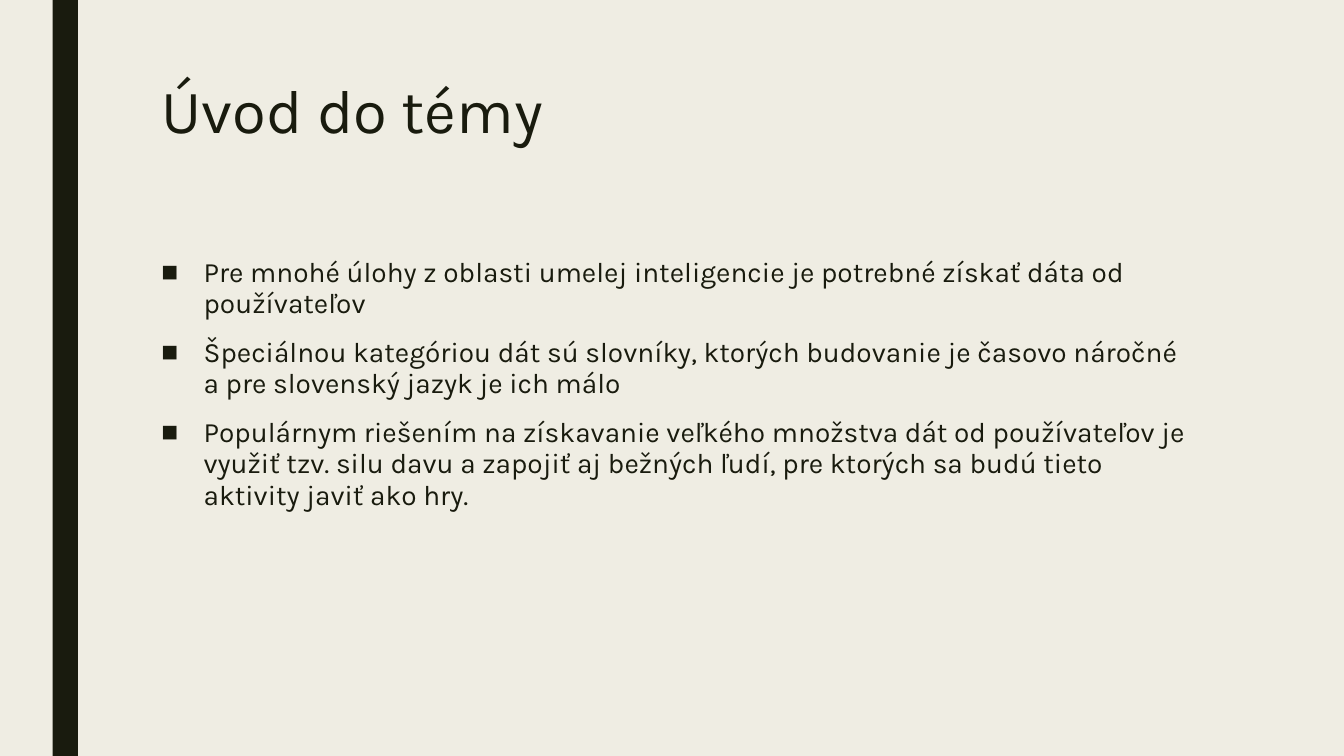
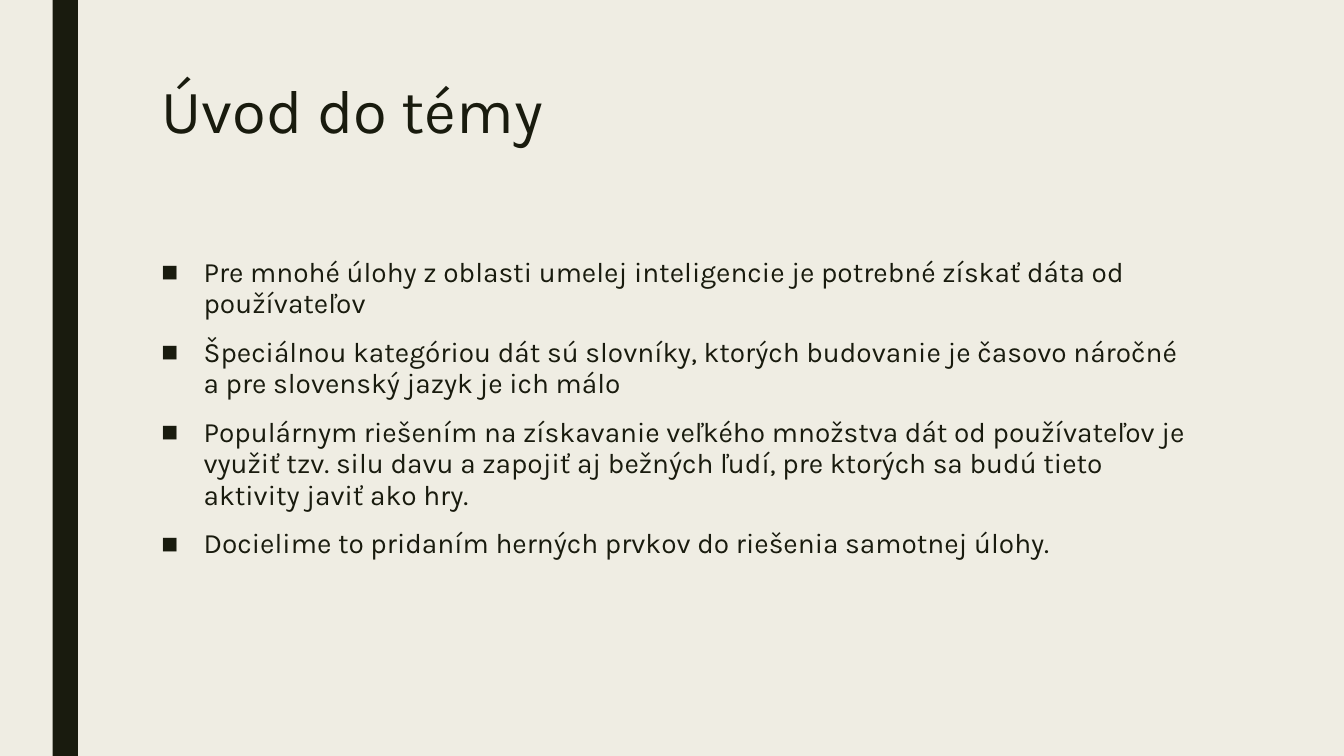
Before and after one commit to xgemelaj/Bakalarka, a slide deck: slide 2 of Práca/Budovanie slovníkov pomocou hier s účelom.pptx. Drawn at 1344x756 pixels with LibreOffice and Linux fonts; fonts in the diff are those of the drawing. Boxes give left, top, right and bottom in pixels: in the first picture for what was removed or moved away, otherwise in the second. Text is boxed around its words. In the diff, an @@ line names an element or a change of style, - is before the commit and + after.

```diff
--- a/Práca/Budovanie slovníkov pomocou hier s účelom.pptx
+++ b/Práca/Budovanie slovníkov pomocou hier s účelom.pptx
@@ text at (204,531,1049,560): paragraph added @@
+■ Docielime to pridaním herných prvkov do riešenia samotnej úlohy.
```
Also in this commit, not shown: 1 other slide changed, 2 slides added, 2 slides removed, 16 other files.
